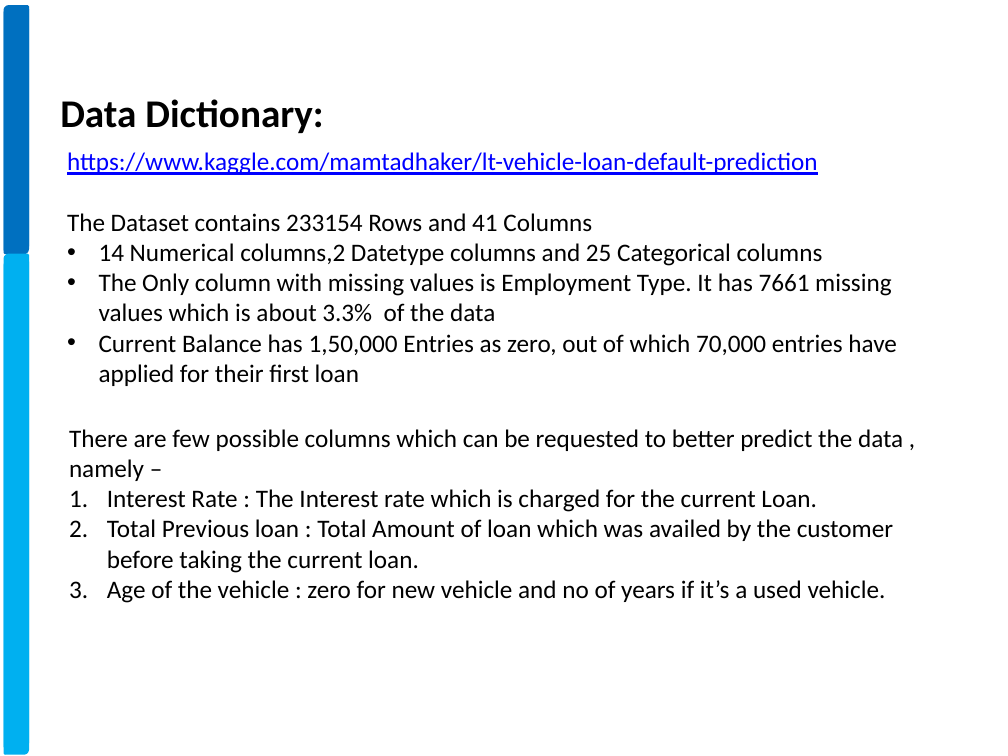
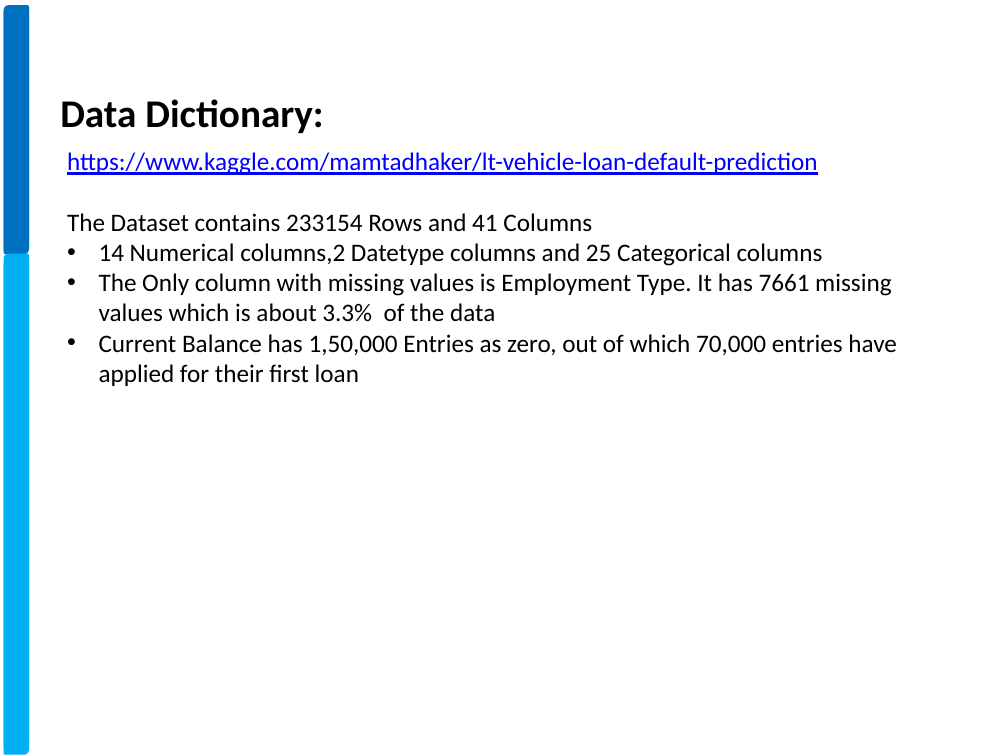
Before and after one commit to xavierigneous/Vehicle-Loan-Default-Prediction, a slide deck: slide 5 of Pravin Kumar/Vehicle Loan Default Prediction.pptx (slide 4 before the commit). Drawn at 1008x756 pixels with LibreOffice and Linux fonts; fonts in the diff are those of the drawing; background and template pictures are left out. Boxes give left, top, right and bottom in pixels: in the first picture for what was removed or moved away, otherwise in the second. Text is boxed around its words. In the diff, an @@ line names an element or a change of style, - is before the commit and + after.

Commit message:
code before viswa

```diff
--- a/Pravin Kumar/Vehicle Loan Default Prediction.pptx
+++ b/Pravin Kumar/Vehicle Loan Default Prediction.pptx
@@ text removed at (69, 429, 903, 603) @@
-There are few possible columns which can be requested to better predict the data , namely –
-1. Interest Rate : The Interest rate which is charged for the current Loan.
-2. Total Previous loan : Total Amount of loan which was availed by the customer before taking the current loan.
-3. Age of the vehicle : zero for new vehicle and no of years if it’s a used vehicle.
```
Also in this commit, not shown: 6 other slides changed, 8 slides added, 5 slides removed, 3 other files.
